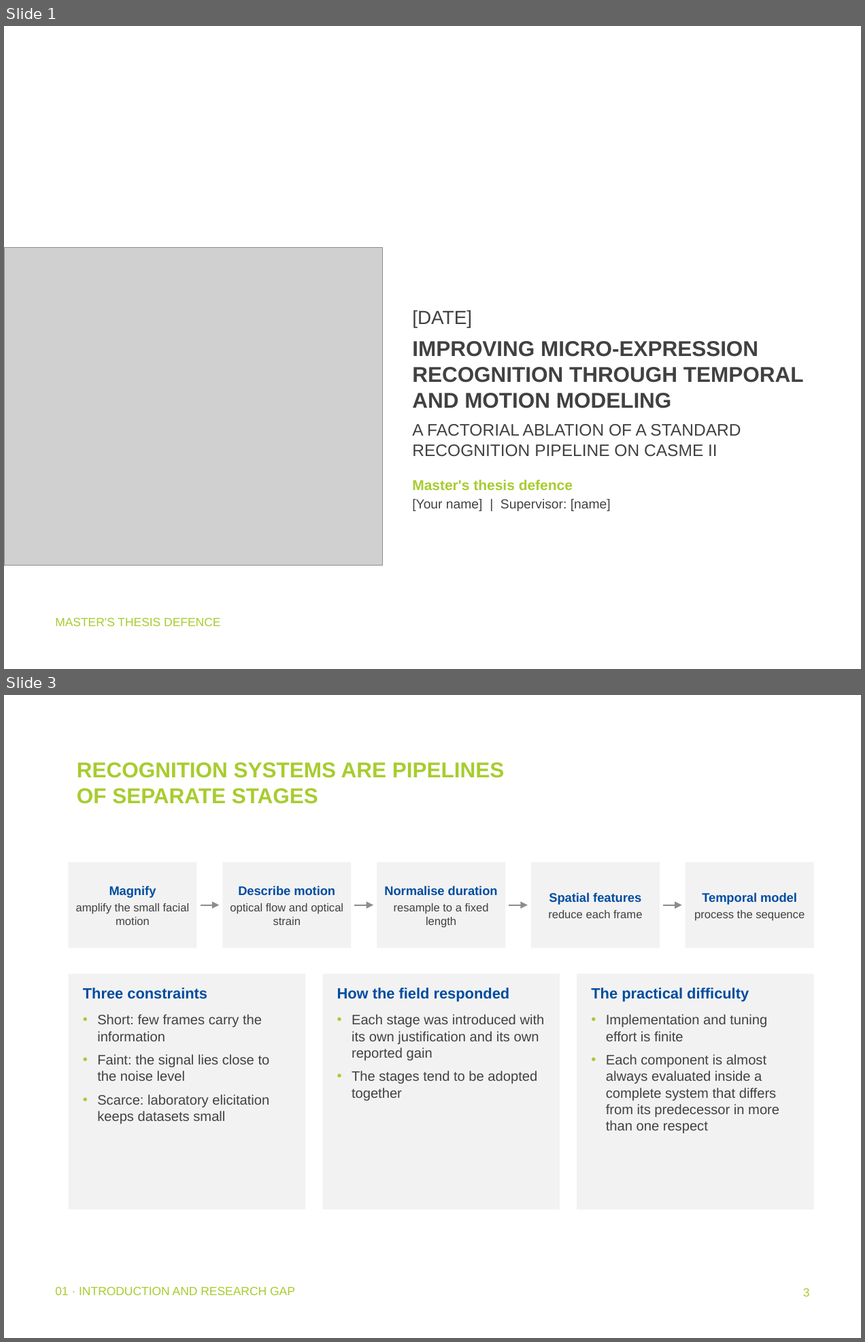
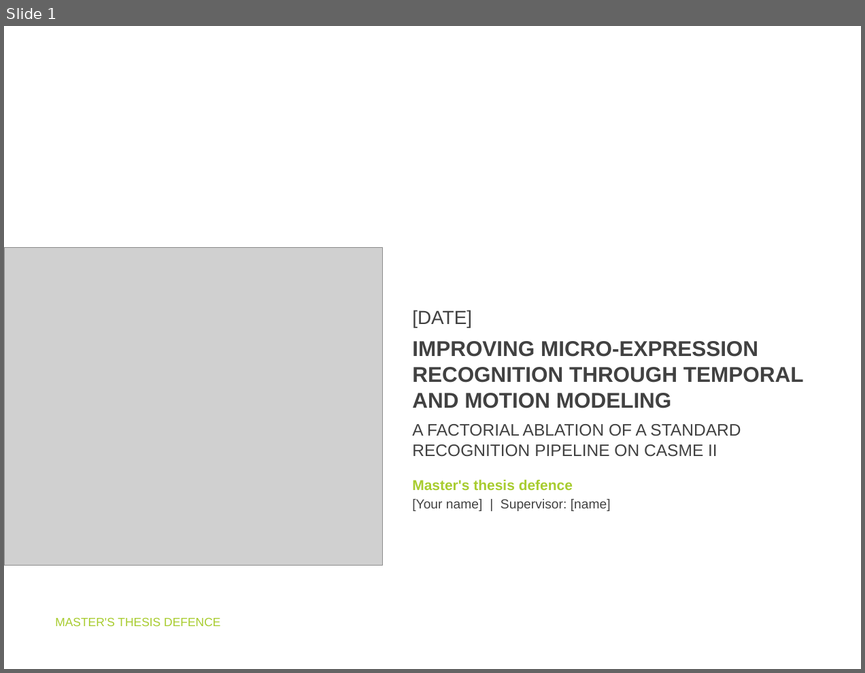
Before and after one commit to addhyan2000/FinalMERThesis, a slide deck: MER_Thesis_Defence.pptx. Shown one above the other, each under a label of ours: slides 1 and 3 before the commit, slide 1 after it; the slides between them are not shown. The pictures are 865x1342 and 865x673 pixels, drawn with LibreOffice and Linux fonts; fonts in the diff are those of the drawing; grey boxes stand for pictures; background and template pictures are left out. Boxes give left, top, right and bottom in pixels: in the first picture for what was removed or moved away, otherwise in the second. Text is boxed around its words. In the diff, an @@ line names an element or a change of style, - is before the commit and + after.

```diff
--- a/MER_Thesis_Defence.pptx
+++ b/MER_Thesis_Defence.pptx
@@ slide 3 removed at (x1=4, y1=695, x2=861, y2=1338), background #FFFFFF @@
@@ title removed at (x1=77, y1=762, x2=504, y2=804) @@
-RECOGNITION SYSTEMS ARE PIPELINES OF SEPARATE STAGES
@@ rectangle removed at (x1=68, y1=862, x2=197, y2=948) @@
@@ rectangle removed at (x1=222, y1=862, x2=351, y2=948) @@
@@ rectangle removed at (x1=377, y1=862, x2=505, y2=948) @@
@@ rectangle removed at (x1=531, y1=862, x2=660, y2=948) @@
@@ rectangle removed at (x1=685, y1=862, x2=814, y2=948) @@
@@ text removed at (x1=76, y1=885, x2=190, y2=925) @@
-Magnify
-amplify the small facial motion
@@ text removed at (x1=230, y1=885, x2=343, y2=925) @@
-Describe motion
-optical flow and optical strain
@@ text removed at (x1=384, y1=885, x2=498, y2=928) @@
-Normalise duration
-resample to a fixed length
@@ text removed at (x1=548, y1=892, x2=642, y2=918) @@
-Spatial features
-reduce each frame
@@ text removed at (x1=694, y1=892, x2=804, y2=921) @@
-Temporal model
-process the sequence
@@ arrow removed from (201, 905) to (219, 905) @@
@@ arrow removed from (354, 905) to (373, 905) @@
@@ arrow removed from (509, 905) to (528, 905) @@
@@ arrow removed from (663, 905) to (682, 905) @@
@@ rectangle removed at (x1=68, y1=974, x2=306, y2=1209) @@
@@ rectangle removed at (x1=323, y1=974, x2=560, y2=1209) @@
@@ rectangle removed at (x1=577, y1=974, x2=814, y2=1209) @@
@@ text removed at (x1=83, y1=987, x2=270, y2=1123) @@
-Three constraints
-• Short: few frames carry the information
-• Faint: the signal lies close to the noise level
-• Scarce: laboratory elicitation keeps datasets small
@@ text removed at (x1=337, y1=987, x2=545, y2=1100) @@
-How the field responded
-• Each stage was introduced with its own justification and its own reported gain
-• The stages tend to be adopted together
@@ text removed at (x1=591, y1=987, x2=779, y2=1133) @@
-The practical difficulty
-• Implementation and tuning effort is finite
-• Each component is almost always evaluated inside a complete system that differs from its predecessor in more than one respect
@@ text removed at (x1=55, y1=1286, x2=295, y2=1295) @@
-01 · INTRODUCTION AND RESEARCH GAP
@@ page number removed at (x1=803, y1=1288, x2=810, y2=1296) @@
-3
```
Also in this commit, not shown: 37 slides changed, 9 slides added, 1 other slide removed, 1 other file.
